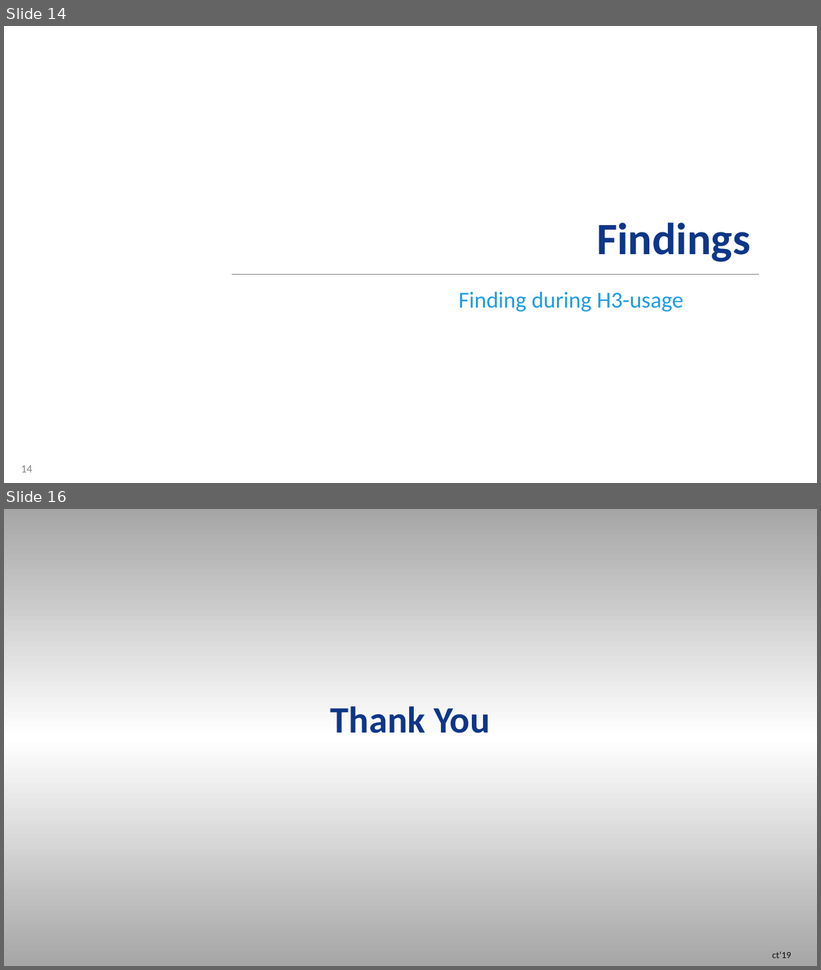
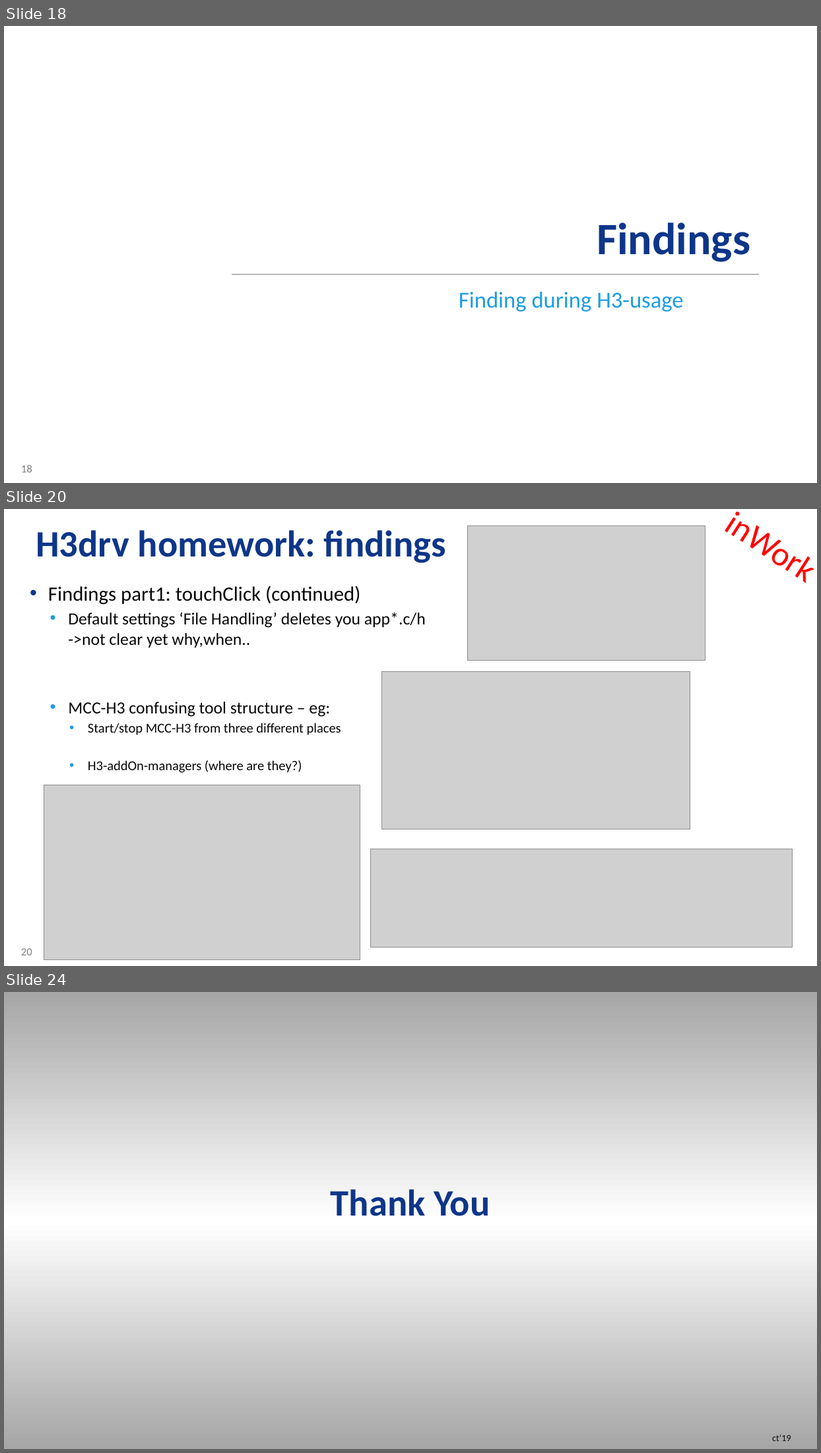
Before and after one commit to stefanluethin-microchip/h3_touch_samc21, a slide deck: H3drvHome_RZ-SL_C21_touch.pptx. Shown one above the other, each under a label of ours: slides 14 and 16 before the commit, slides 18, 20 and 24 after it; the slides between them are not shown. The pictures are 821x970 and 821x1453 pixels, drawn with LibreOffice and Linux fonts; fonts in the diff are those of the drawing; grey boxes stand for pictures; background and template pictures are left out. Boxes give left, top, right and bottom in pixels: in the first picture for what was removed or moved away, otherwise in the second. Text is boxed around its words. In the diff, an @@ line names an element or a change of style, - is before the commit and + after.

```diff
--- a/H3drvHome_RZ-SL_C21_touch.pptx
+++ b/H3drvHome_RZ-SL_C21_touch.pptx
@@ slide 20 added at [4,509,817,966], background #FFFFFF; not listed: 1 template element that a slide beside it also shows @@
@@ picture added at [467,526,706,660] @@
@@ text added at [706,509,817,600], 40 pt, text #FF0000 @@
+inWork
@@ title added at [36,530,446,563], 44 pt, text #0E3689, bold @@
+H3drv homework: findings
@@ text added at [48,586,426,773], 20 pt, text #070707 @@
+• Findings part1: touchClick (continued)
+  • Default settings ‘File Handling’ deletes you app*.c/h
+    ->not clear yet why,when..
+  • MCC-H3 confusing tool structure – eg:
+    • Start/stop MCC-H3 from three different places
+    • H3-addOn-managers (where are they?)
@@ picture added at [382,672,690,829] @@
@@ picture added at [44,786,360,960] @@
@@ picture added at [370,850,793,948] @@
@@ what was slide 14 is now slide 18 @@
@@ page number at [21,465,32,473]: text changed @@
-14
+18
@@ what was slide 16 is now slide 24 @@
```
Also in this commit, not shown: 7 slides changed, 7 other slides added.
